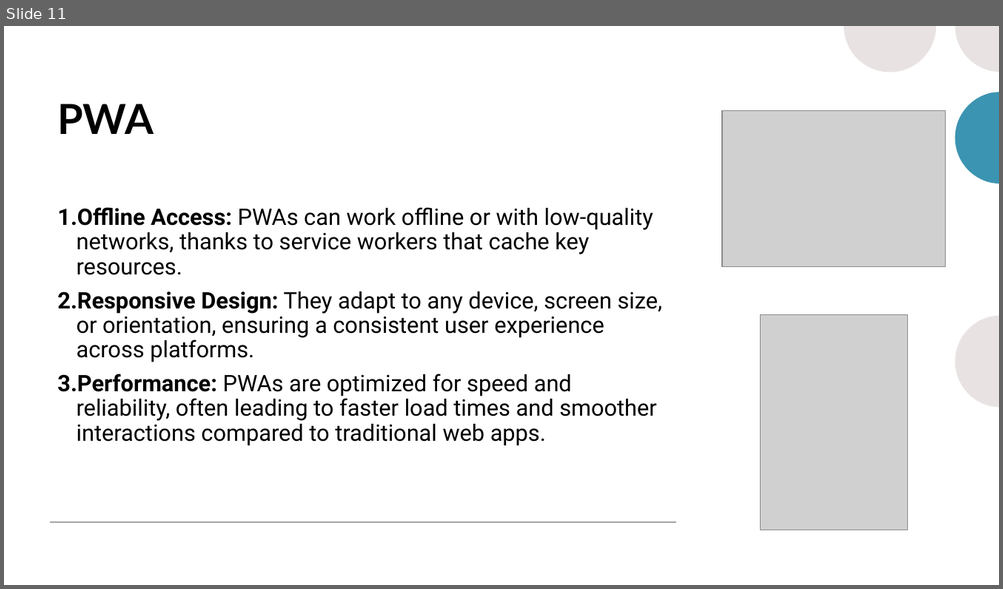
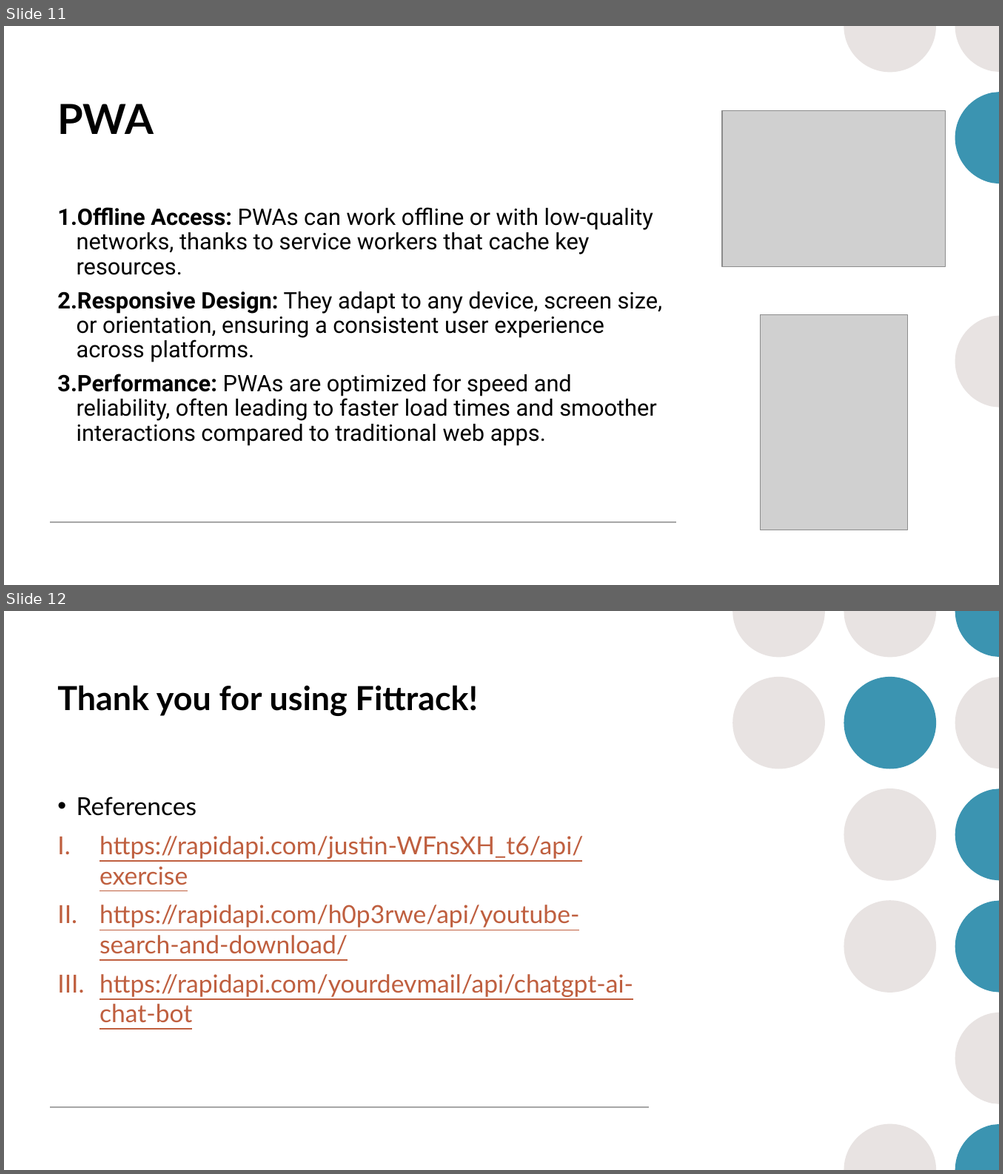
Before and after one commit to hwalia099/Fitness-App, a slide deck: FitTrackPresentationFinal.pptx. Shown one above the other, each under a label of ours: slide 11 before the commit, slides 11 and 12 after it. The pictures are 1003x589 and 1003x1174 pixels, drawn with LibreOffice and Linux fonts; fonts in the diff are those of the drawing; grey boxes stand for pictures. Boxes give left, top, right and bottom in pixels: in the first picture for what was removed or moved away, otherwise in the second. Text is boxed around its words. In the diff, an @@ line names an element or a change of style, - is before the commit and + after.

Commit message:
final ppt push

```diff
--- a/FitTrackPresentationFinal.pptx
+++ b/FitTrackPresentationFinal.pptx
@@ slide 12 added at box(4, 611, 999, 1170), background #FFFFFF; not listed: 8 template elements that a slide beside it also shows @@
@@ group added at box(732, 611, 936, 993): 4 ellipses, 1 freeform shape @@
@@ title added at box(57, 685, 478, 716), 32 pt, text #000000, bold @@
+Thank you for using Fittrack!
@@ text added at box(77, 797, 633, 1023), 24 pt, text #BF5F3F, underline @@
+• References
+I. https://rapidapi.com/justin-WFnsXH_t6/api/exercise
+II. https://rapidapi.com/h0p3rwe/api/youtube-search-and-download/
+III. https://rapidapi.com/yourdevmail/api/chatgpt-ai-chat-bot
@@ line added from (51, 1108) to (649, 1108), #A6A6A6 1 pt @@
```
